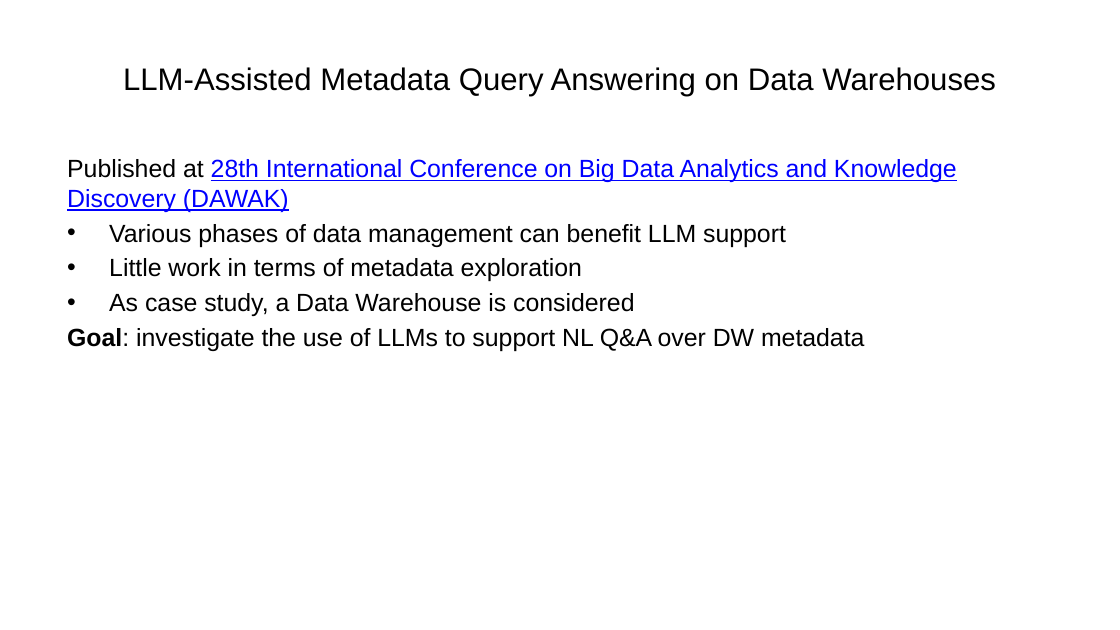
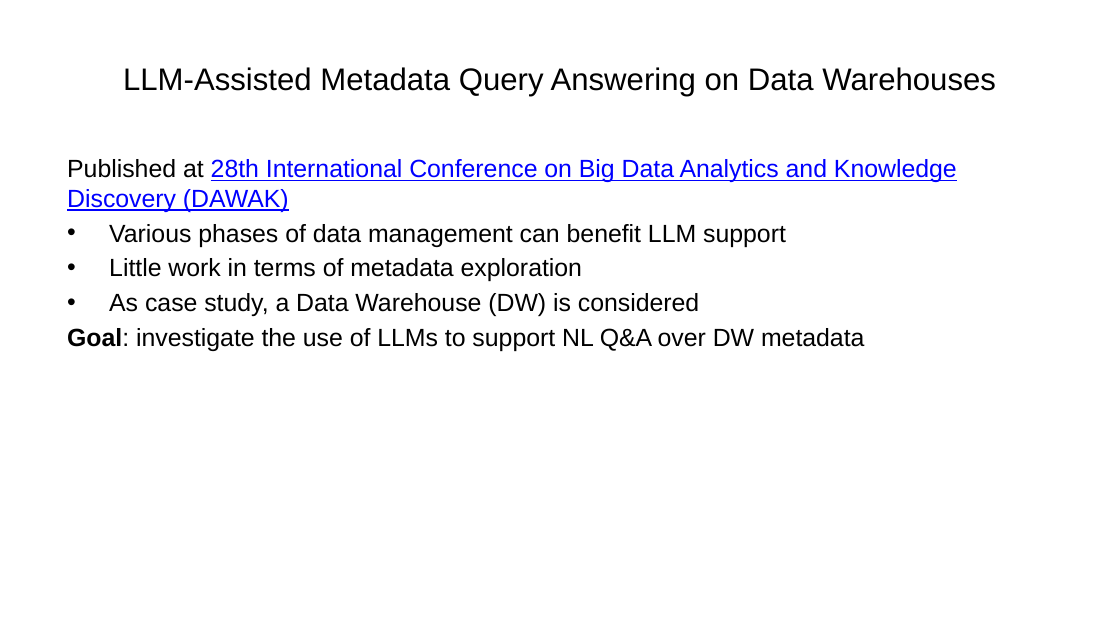
Before and after one commit to ManuelePasini/slides-markdown, a slide deck: slide 27 of 3rd_year_slides.pptx. Drawn at 1120x630 pixels with LibreOffice and Linux fonts; fonts in the diff are those of the drawing. Boxes give left, top, right and bottom in pixels: in the first picture for what was removed or moved away, otherwise in the second. Text is boxed around its words. In the diff, an @@ line names an element or a change of style, - is before the commit and + after.

```diff
--- a/3rd_year_slides.pptx
+++ b/3rd_year_slides.pptx
@@ text at (109,293,699,316): text changed @@
-• As case study, a Data Warehouse is considered
+• As case study, a Data Warehouse (DW) is considered
```
Also in this commit, not shown: 1 slide added, 4 other files.
